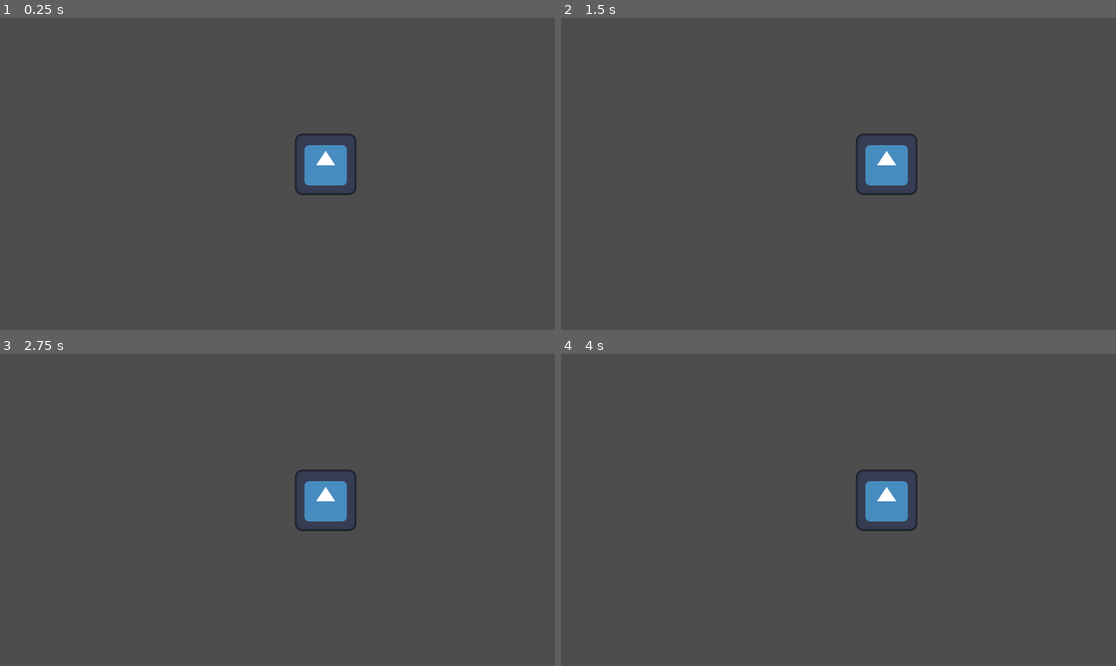
Above: before the commit, frames 1-4 (two rows, left to right).
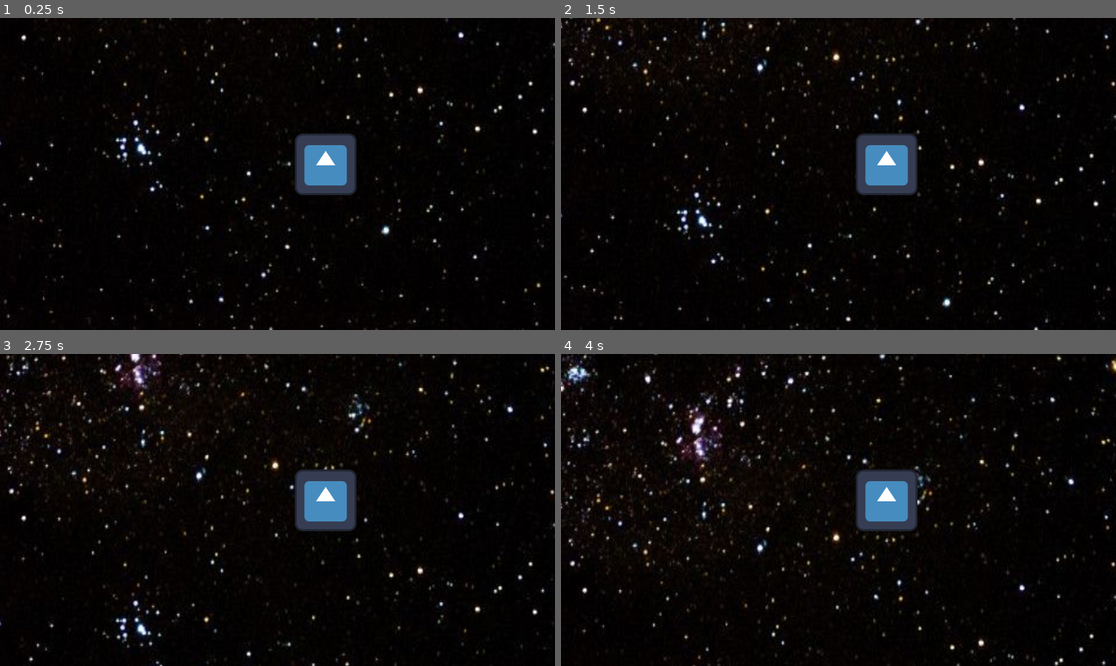
Above: after the commit, the same moments.

Repository: OliverHu09/space-invaders
Game: Godot game, scene res://node_2d.tscn
Same seed, same stepped clock (60 frames per second), same inputs: the game is played once before the commit and once after it. The project has no main scene, so this scene is started directly. The engine's default icon, where the game draws it, is replaced by a stand-in: a white triangle on a blue panel in a dark square.
Inputs:
- Up to frame 1 (0.25 s): no input
- Up to frame 2 (1.5 s): no input
- Up to frame 3 (2.75 s): no input
- Up to frame 4 (4 s): no input

The runs differ from the first frame. In frame 1, 97% of the frame differs, in the area x 0-100%, y 0-100%; in frame 2, 97%; in frame 3, 97%; in frame 4, 97%.

Commit message:
Foondo
adad

Diff:
--- /dev/null
+++ b/fondo_espai_script.gd
@@ -0,0 +1,15 @@
+extends Sprite2D
+
+
+# Called when the node enters the scene tree for the first time.
+func _ready() -> void:
+	pass # Replace with function body.
+func _teleport() -> void:
+	position.x=0
+	position.y=0
+
+# Called every frame. 'delta' is the elapsed time since the previous frame.
+func _process(delta: float) -> void:
+	position+=2*Vector2(0, 1)
+	if position.y>1370:
+		_teleport()
--- a/node_2d.tscn
+++ b/node_2d.tscn
@@ -2,11 +2,19 @@
 
 [ext_resource type="Script" uid="uid://d3udovrah6088" path="res://area_2d.gd" id="1_0e48y"]
 [ext_resource type="Texture2D" uid="uid://43amorwh4brn" path="res://icon.svg" id="1_wtcfe"]
+[ext_resource type="Texture2D" uid="uid://ce6gt521jfado" path="res://fondo negre.jpg" id="3_0hol4"]
+[ext_resource type="Script" uid="uid://cb42igqyqr6lp" path="res://fondo_espai_script.gd" id="4_q6r6c"]
 
 [sub_resource type="RectangleShape2D" id="RectangleShape2D_0e48y"]
 size = Vector2(123, 124)
 
 [node name="Escena principal" type="Node2D" unique_id=2044328370]
+
+[node name="Fondo espai" type="Sprite2D" parent="." unique_id=1788006528]
+position = Vector2(758.00006, -30)
+scale = Vector2(2.431909, 3.3266907)
+texture = ExtResource("3_0hol4")
+script = ExtResource("4_q6r6c")
 
 [node name="Area2D" type="Area2D" parent="." unique_id=740781231]
 position = Vector2(676, 304)
Binary file added: alien blanc png.png
Not shown, added: alien blanc png.png.import
Binary file added: alien raro.png
Not shown, added: alien raro.png.import
Binary file added: alien seta png.png
Not shown, added: alien seta png.png.import
Binary file added: alien verd png.png
Not shown, added: alien verd png.png.import
Binary file added: fondo negre.jpg
Not shown, added: fondo negre.jpg.import
Not shown, added: fondo_espai_script.gd.uid
Binary file added: nave png.png
(and 3 more such lines)
